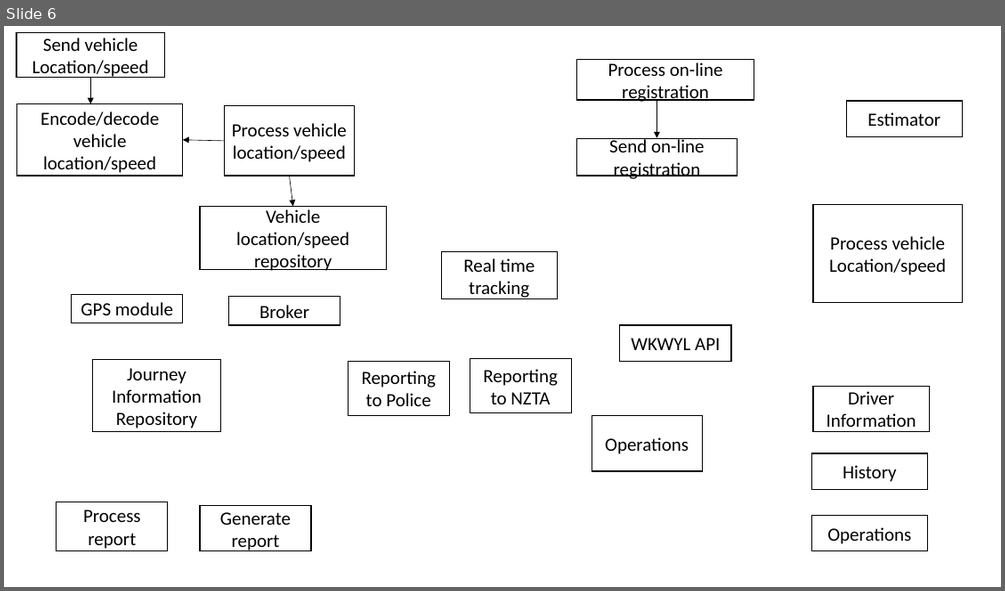
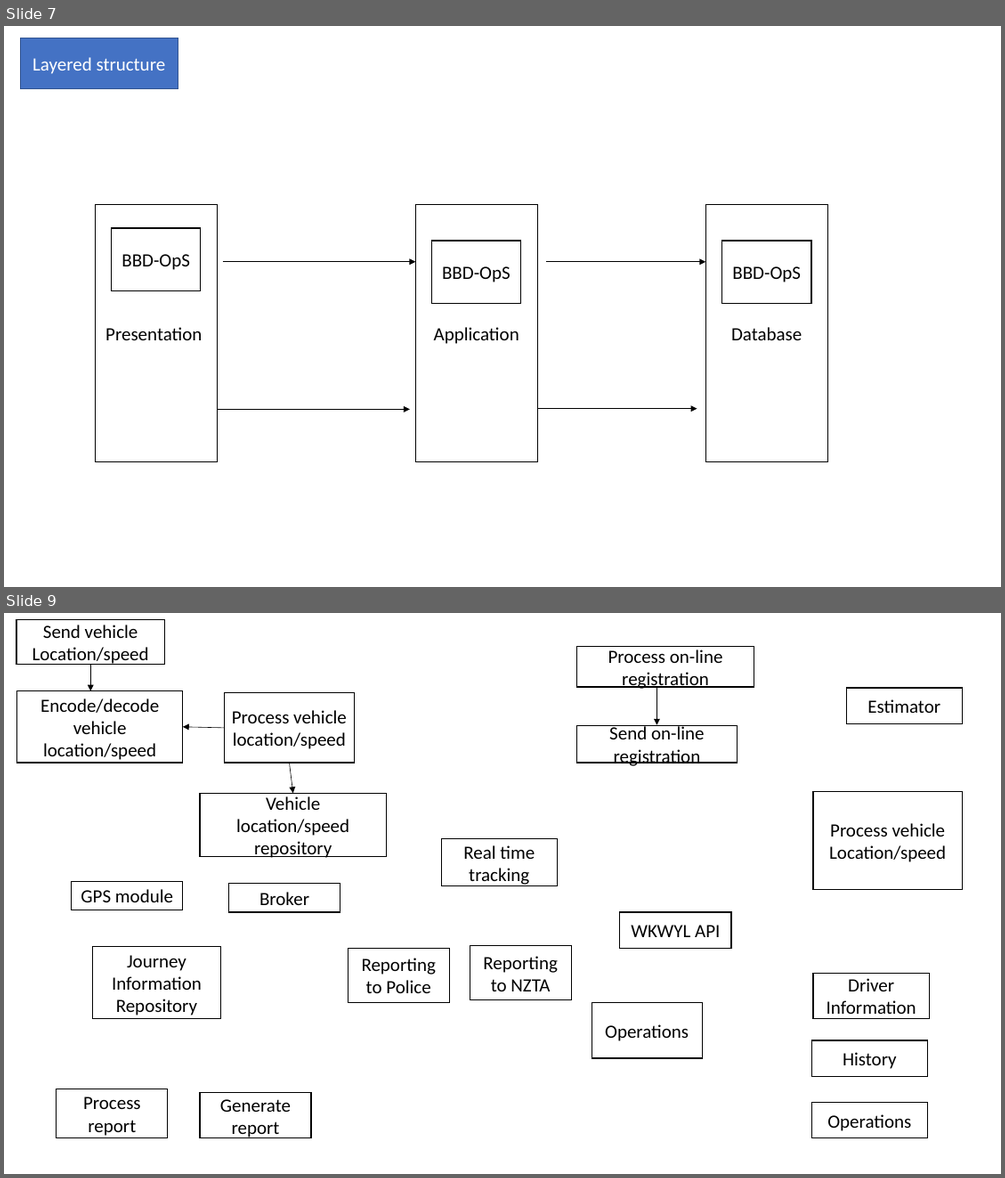
Before and after one commit to st970703/Software_Architecture_Report, a slide deck: Big Brother Driver Diagrams.pptx. Shown one above the other, each under a label of ours: slide 6 before the commit, slides 7 and 9 after it; the slides between them are not shown. The pictures are 1005x591 and 1005x1178 pixels, drawn with LibreOffice and Linux fonts; fonts in the diff are those of the drawing. Boxes give left, top, right and bottom in pixels: in the first picture for what was removed or moved away, otherwise in the second. Text is boxed around its words. In the diff, an @@ line names an element or a change of style, - is before the commit and + after.

Commit message:
started process struct

```diff
--- a/Big Brother Driver Diagrams.pptx
+++ b/Big Brother Driver Diagrams.pptx
@@ slide 7 added at (4,26,1001,587), background #FFFFFF @@
@@ rectangle added at (20,38,178,88), fill #4472C4, outline #325491 1 pt, 18 pt, text #FFFFFF @@
+Layered structure
@@ rectangle added at (96,204,217,462), fill #FFFFFF, outline #000000 1 pt, 18 pt, text #000000 @@
+Presentation
@@ rectangle added at (415,204,537,462), fill #FFFFFF, outline #000000 1 pt, 18 pt, text #000000 @@
+Application
@@ rectangle added at (705,204,827,462), fill #FFFFFF, outline #000000 1 pt, 18 pt, text #000000 @@
+Database
@@ rectangle added at (111,228,201,290), fill #FFFFFF, outline #000000 1 pt, 18 pt, text #000000 @@
+BBD-OpS
@@ arrow added from (222, 262) to (415, 262), #000000 0.5 pt @@
@@ rectangle added at (432,240,521,304), fill #FFFFFF, outline #000000 1 pt, 18 pt, text #000000 @@
+BBD-OpS
@@ arrow added from (546, 262) to (705, 262), #000000 0.5 pt @@
@@ rectangle added at (722,240,811,304), fill #FFFFFF, outline #000000 1 pt, 18 pt, text #000000 @@
+BBD-OpS
@@ arrow added from (217, 409) to (410, 409), #000000 0.5 pt @@
@@ arrow added from (537, 409) to (697, 409), #000000 0.5 pt @@
@@ what was slide 6 is now slide 9 @@
```
Also in this commit, not shown: 4 slides changed, 3 other slides added, 1 slide removed, 2 other files.
